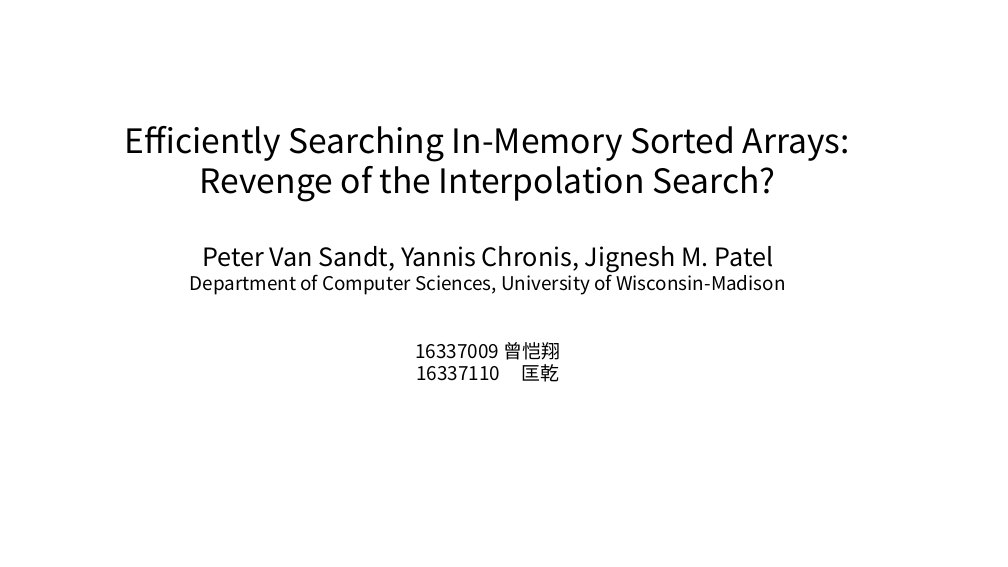
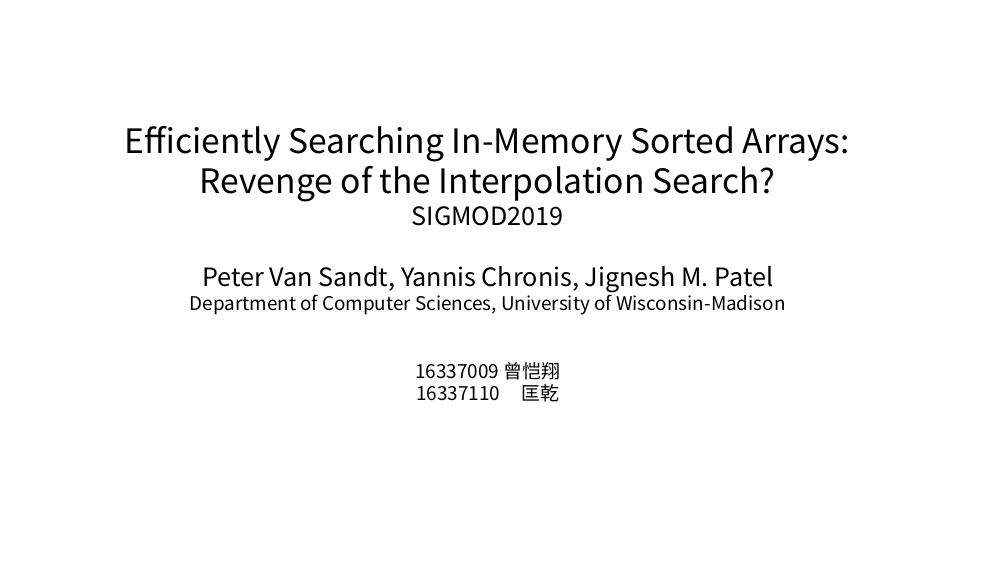
Before and after one commit to wlllssd/Efficiently-Searching-In-Memory-Sorted-Arrays-master, a slide deck: slide 1 of database_pre.pptx (slide 2 before the commit). Drawn at 1008x567 pixels with LibreOffice and Linux fonts; fonts in the diff are those of the drawing. Boxes give left, top, right and bottom in pixels: in the first picture for what was removed or moved away, otherwise in the second. Text is boxed around its words. In the diff, an @@ line names an element or a change of style, - is before the commit and + after.

```diff
--- a/database_pre.pptx
+++ b/database_pre.pptx
@@ text at (412,200,564,226): paragraph added @@
+SIGMOD2019
```
Also in this commit, not shown: 21 slides added, 1 slide removed, 15 other files.
